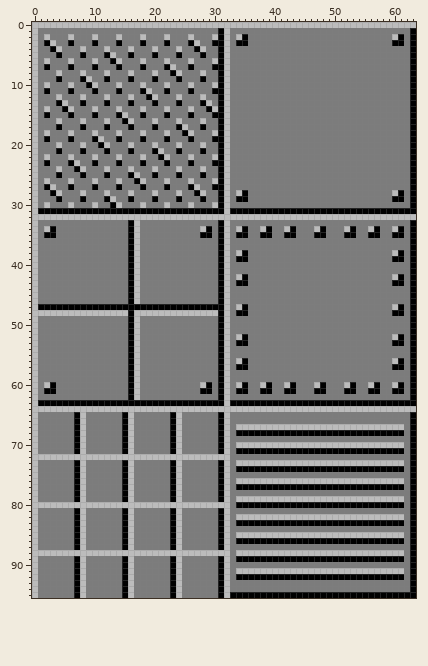
Sprite sheet: assets/ground.png. That is the earlier state.
The file is 64x96 pixels. Colours within 5 levels of each other are drawn and written as one.
The result:
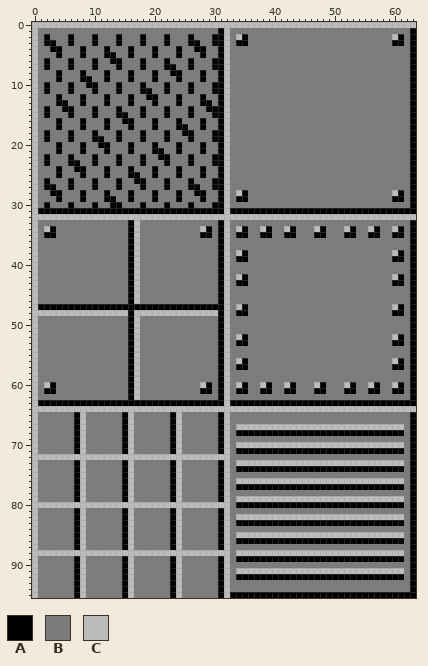
Palette (. is transparent): A #000000  B #7c7c7c  C #bcbcbc
Changes in this commit:
Changed rows in their new state; - is an unchanged pixel.
first column x 2:
 2 A---A---A---A---A---A---A---A
 3 -A-----------------------A---
 4 --A---A---A---A---A---A---A--
 5 -----------A-----------------
 6 A---A---A---A---A---A---A---A
 7 ---------------------A-------
 8 --A---A---A---A---A---A---A--
 9 -------A---------------------
10 A---A---A---A---A---A---A---A
11 -----------------A-----------
12 --A---A---A---A---A---A---A--
13 ---A-----------------------A-
14 A---A---A---A---A---A---A---A
15 -------------A---------------
16 --A---A---A---A---A---A---A--
17 -----------------------A-----
18 A---A---A---A---A---A---A---A
19 ---------A-------------------
20 --A---A---A---A---A---A---A--
21 -------------------A---------
22 A---A---A---A---A---A---A---A
23 -----A-----------------------
24 --A---A---A---A---A---A---A--
25 ---------------A-------------
26 A---A---A---A---A---A---A---A
27 -A-----------------------A---
28 --A---A---A---A---A---A---A--
29 -----------A-----------------
30 A---A---A---A---A---A---A---A
Pixel boxes of the changes (left, top, right, bottom) in both pictures:
changed: (44, 34, 218, 208)
